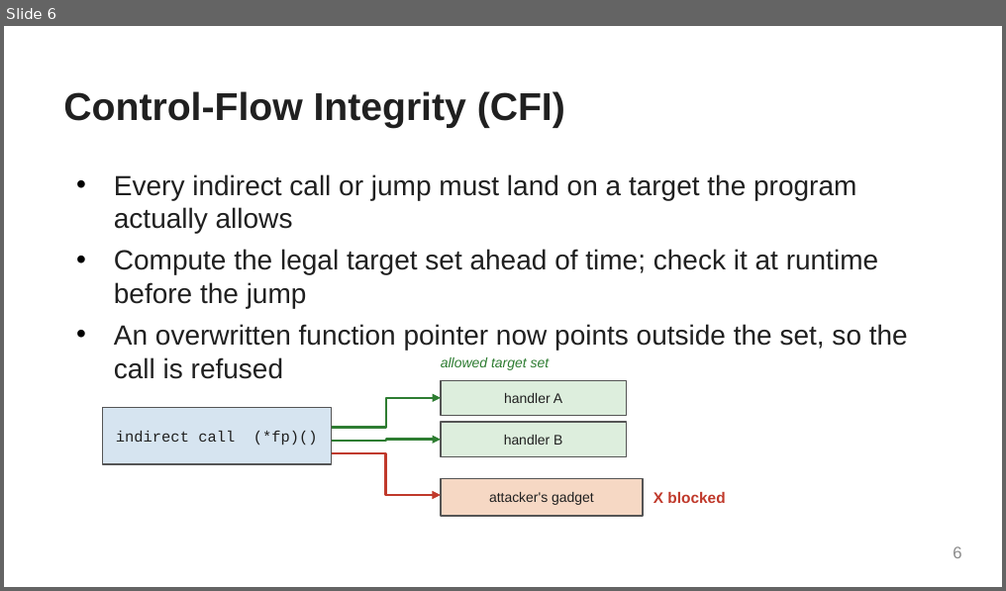
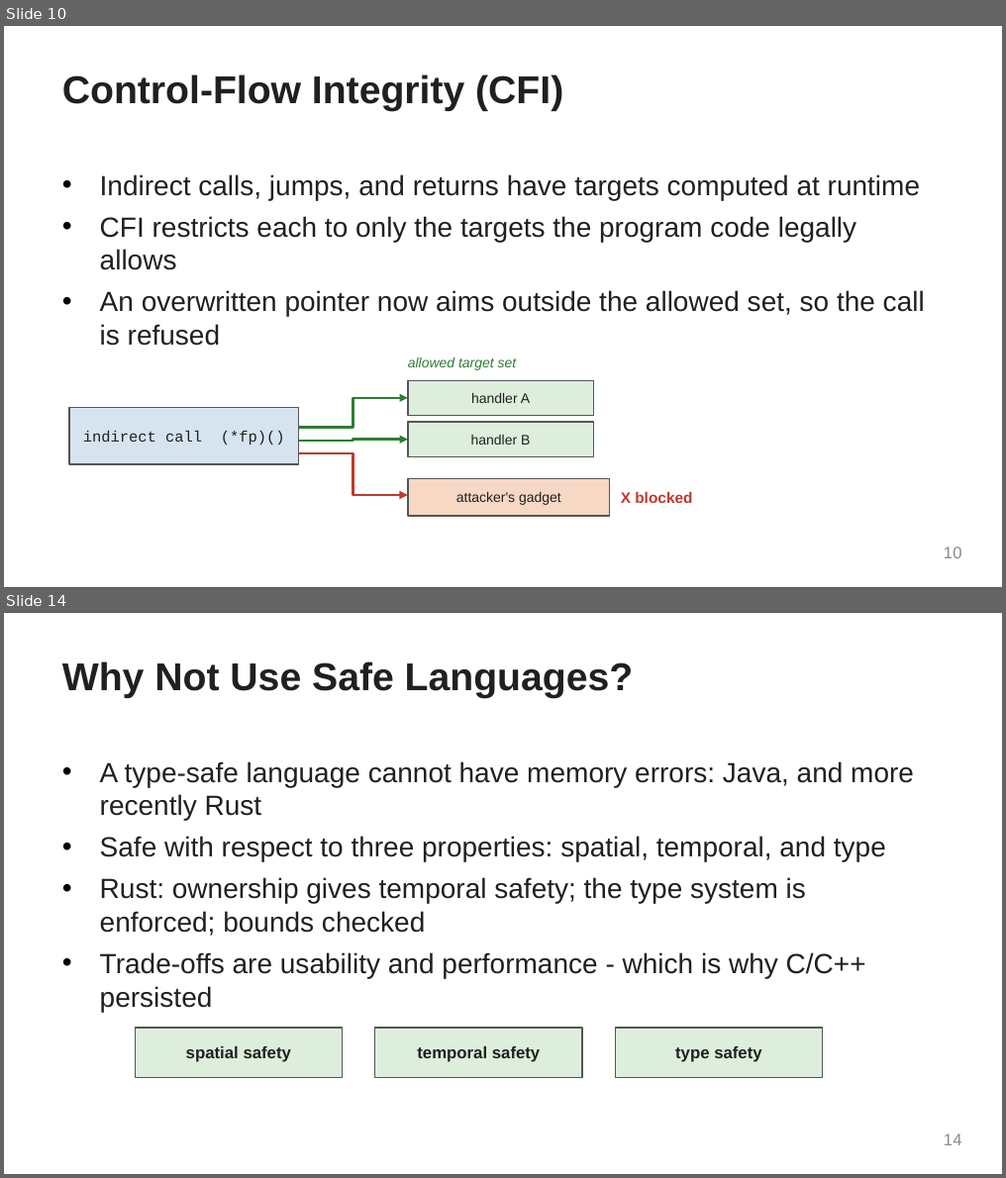
Before and after one commit to Sizvy/CS165_F26_labs, a slide deck: edc_slides/09_current_defenses.pptx. Shown one above the other, each under a label of ours: slide 6 before the commit, slides 10 and 14 after it; the slides between them are not shown. The pictures are 1006x591 and 1006x1178 pixels, drawn with LibreOffice and Linux fonts; fonts in the diff are those of the drawing. Boxes give left, top, right and bottom in pixels: in the first picture for what was removed or moved away, otherwise in the second. Text is boxed around its words. In the diff, an @@ line names an element or a change of style, - is before the commit and + after.

```diff
--- a/edc_slides/09_current_defenses.pptx
+++ b/edc_slides/09_current_defenses.pptx
@@ slide 14 added at (4, 613, 1002, 1174), background #FFFFFF @@
@@ title added at (62, 662, 634, 698), 28 pt, text #202020, bold @@
+Why Not Use Safe Languages?
@@ text added at (100, 761, 914, 1012), 20 pt, text #202020 @@
+• A type-safe language cannot have memory errors: Java, and more recently Rust
+• Safe with respect to three properties: spatial, temporal, and type
+• Rust: ownership gives temporal safety; the type system is enforced; bounds checked
+• Trade-offs are usability and performance - which is why C/C++ persisted
@@ rectangle added at (135, 1028, 343, 1078), fill #DDEEDD, outline #555555 1 pt, 12 pt, text #202020, bold @@
+spatial safety
@@ rectangle added at (375, 1028, 583, 1078), fill #DDEEDD, outline #555555 1 pt, 12 pt, text #202020, bold @@
+temporal safety
@@ rectangle added at (615, 1028, 823, 1078), fill #DDEEDD, outline #555555 1 pt, 12 pt, text #202020, bold @@
+type safety
@@ page number added at (944, 1134, 962, 1146), 12 pt, text #8A8A8A @@
+14
@@ what was slide 6 is now slide 10 @@
@@ slide 10 changed as well @@
@@ title "Control-Flow Integrity (CFI)": place and size @@
-title "Control-Flow Integrity (CFI)" at (63, 91, 565, 128)
+title "Control-Flow Integrity (CFI)" at (62, 75, 563, 111)
@@ text at (100, 174, 925, 346): text changed @@
-• Every indirect call or jump must land on a target the program actually allows
-• Compute the legal target set ahead of time; check it at runtime before the jump
-• An overwritten function pointer now points outside the set, so the call is refused
+• Indirect calls, jumps, and returns have targets computed at runtime
+• CFI restricts each to only the targets the program code legally allows
+• An overwritten pointer now aims outside the allowed set, so the call is refused
@@ 3 elbow arrows, 1 text: place and size @@
-3 elbow arrows, 1 text at (332, 398, 725, 503)
+3 elbow arrows, 1 text at (298, 398, 692, 503)
@@ 4 rectangles, 1 text: place and size @@
-4 rectangles, 1 text at (102, 358, 642, 516)
+4 rectangles, 1 text at (70, 358, 610, 516)
@@ page number at (944, 547, 962, 559): text changed @@
-6
+10
```
Also in this commit, not shown: 4 other slides changed, 11 other slides added, 12 slides removed.
